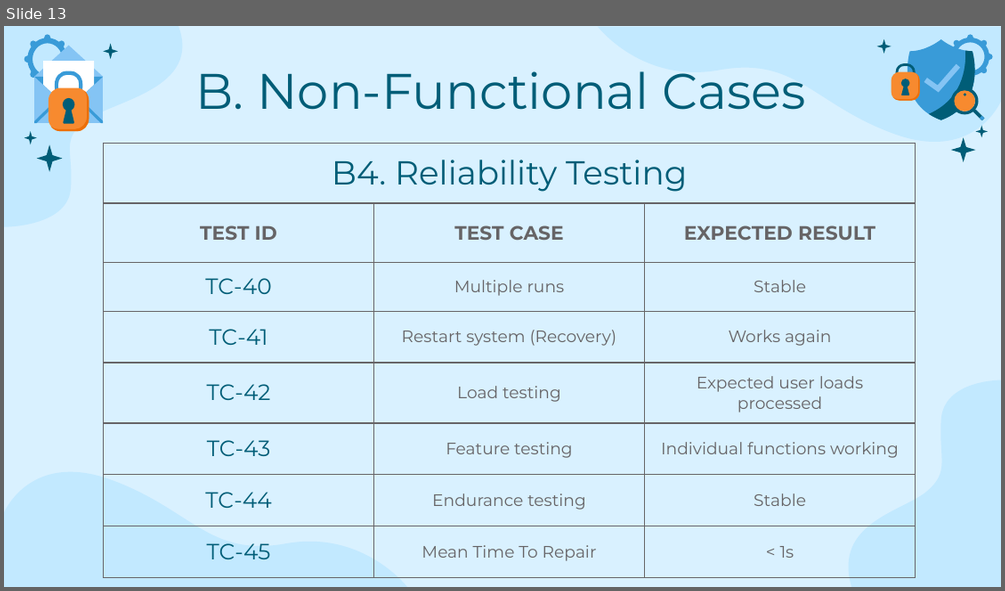
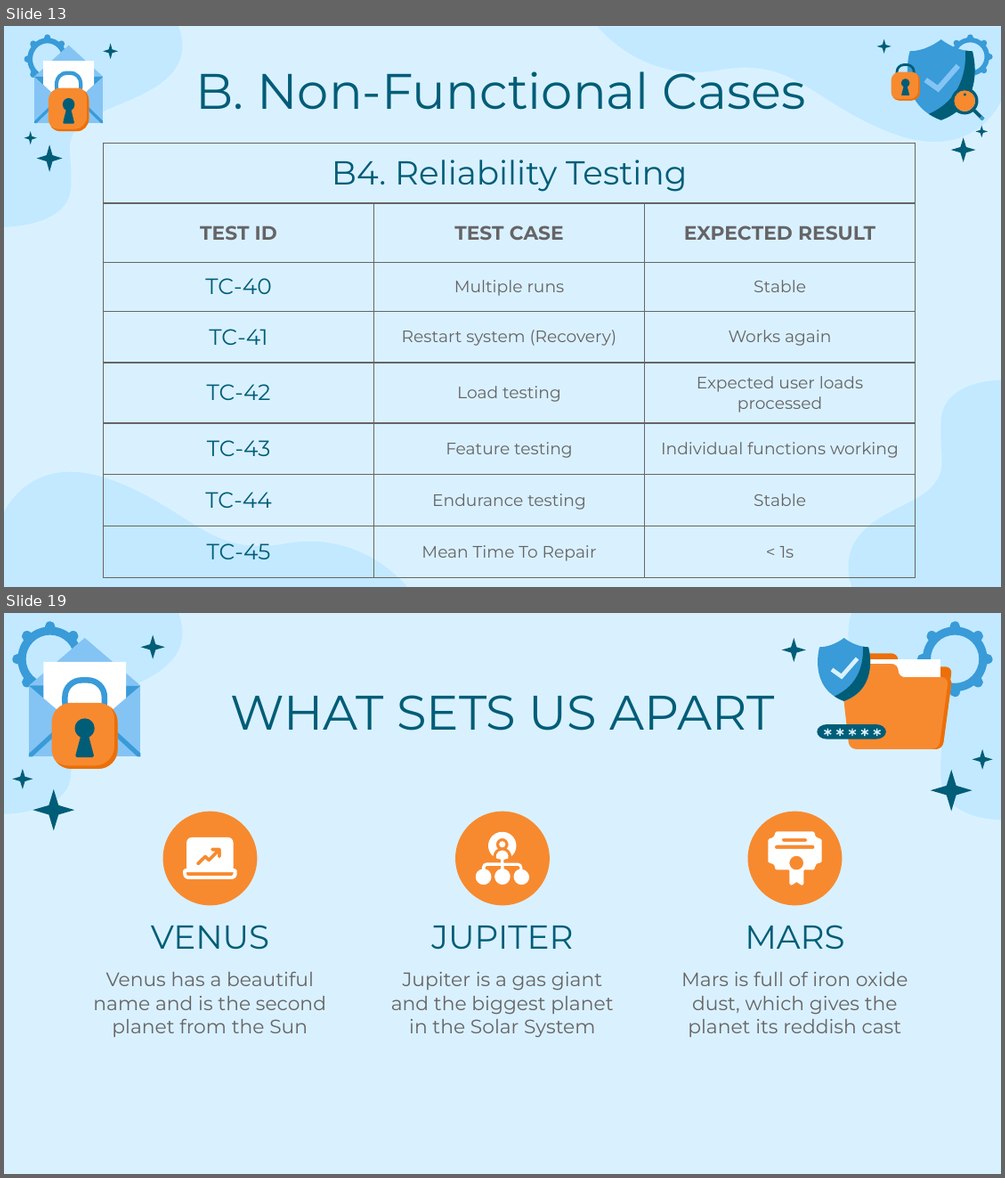
Before and after one commit to MiraPhilip12/Graduation_Project_ESLSCA, a slide deck: Milestone 5/Testing and Evaluation.pptx. Shown one above the other, each under a label of ours: slide 13 before the commit, slides 13 and 19 after it; the slides between them are not shown. The pictures are 1005x591 and 1005x1178 pixels, drawn with LibreOffice and Linux fonts; fonts in the diff are those of the drawing. Boxes give left, top, right and bottom in pixels: in the first picture for what was removed or moved away, otherwise in the second. Text is boxed around its words. In the diff, an @@ line names an element or a change of style, - is before the commit and + after.

```diff
--- a/Milestone 5/Testing and Evaluation.pptx
+++ b/Milestone 5/Testing and Evaluation.pptx
@@ slide 19 added at [4, 613, 1001, 1174], background #D9F1FF; not listed: 1 template element that a slide beside it also shows @@
@@ freeform shape added at [833, 613, 1001, 819], fill #C2E9FF @@
@@ title added at [230, 695, 774, 730], 35 pt, text #005D77 @@
+WHAT SETS US APART
@@ group added at [12, 621, 164, 831]: 14 freeform shapes @@
@@ group added at [782, 621, 993, 811]: 18 freeform shapes @@
@@ ellipse added at [162, 811, 256, 905], fill #F78A2F @@
@@ ellipse added at [455, 811, 550, 905], fill #F78A2F @@
@@ ellipse added at [748, 811, 841, 905], fill #F78A2F @@
@@ freeform shape added at [184, 837, 237, 879], fill #FFFFFF @@
@@ freeform shape added at [476, 851, 529, 885], fill #FFFFFF @@
@@ freeform shape added at [488, 831, 517, 855], fill #FFFFFF @@
@@ freeform shape added at [500, 841, 505, 847], fill #FFFFFF @@
@@ freeform shape added at [768, 831, 821, 885], fill #FFFFFF @@
@@ title added at [151, 925, 269, 949], 24 pt, text #005D77 @@
+VENUS
@@ title added at [431, 925, 573, 949], 24 pt, text #005D77 @@
+JUPITER
@@ title added at [744, 925, 844, 949], 24 pt, text #005D77 @@
+MARS
@@ subtitle added at [93, 972, 326, 1037], 14 pt, text #666466 @@
+Venus has a beautiful name and is the second planet from the Sun
@@ subtitle added at [391, 972, 613, 1038], 14 pt, text #666466 @@
+Jupiter is a gas giant and the biggest planet in the Solar System
@@ subtitle added at [681, 972, 908, 1037], 14 pt, text #666466 @@
+Mars is full of iron oxide dust, which gives the planet its reddish cast
```
Also in this commit, not shown: 1 slide changed, 20 other slides added, 1 slide removed, 3 other files.
